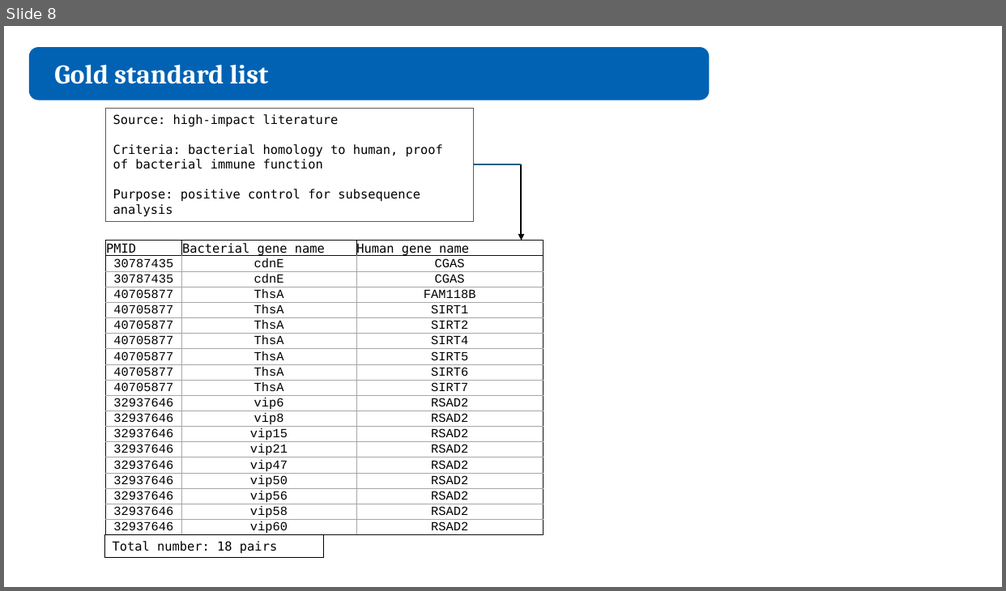
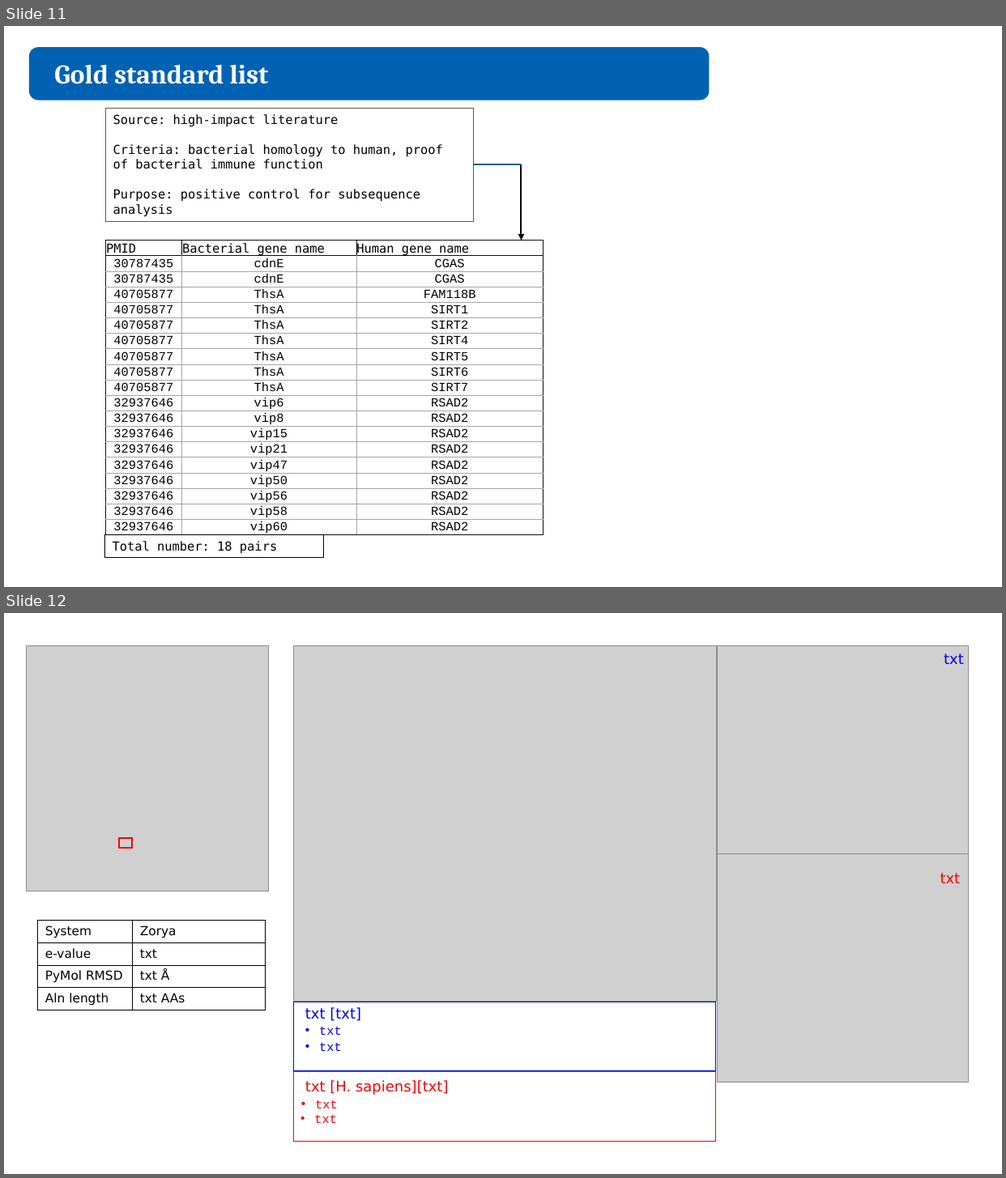
Before and after one commit to juliandeanmoran/BISSH, a slide deck: reports/2026-04-10_projectUpdate_2_jmoran.pptx. Shown one above the other, each under a label of ours: slide 8 before the commit, slides 11 and 12 after it. The pictures are 1006x591 and 1006x1178 pixels, drawn with LibreOffice and Linux fonts; fonts in the diff are those of the drawing; grey boxes stand for pictures. Boxes give left, top, right and bottom in pixels: in the first picture for what was removed or moved away, otherwise in the second. Text is boxed around its words. In the diff, an @@ line names an element or a change of style, - is before the commit and + after.

Commit message:
Added slides showcasing structrually aligned highlights from the PyMOL, e-value scatter.

```diff
--- a/reports/2026-04-10_projectUpdate_2_jmoran.pptx
+++ b/reports/2026-04-10_projectUpdate_2_jmoran.pptx
@@ slide 12 added at [4, 613, 1002, 1174], background #FFFFFF @@
@@ picture added at [27, 646, 268, 891] @@
@@ picture added at [293, 646, 717, 1002] @@
@@ picture added at [718, 646, 969, 854] @@
@@ text added at [944, 653, 964, 664], 14 pt, text #0000FF @@
+txt
@@ rectangle added at [119, 838, 133, 848], outline #FF0000 1.5 pt @@
@@ picture added at [718, 854, 969, 1082] @@
@@ text added at [940, 873, 961, 884], 14 pt, text #FF0000 @@
+txt
@@ table added at [38, 921, 266, 1011], 4 rows, 2 columns @@
+System | Zorya
+e-value | txt
+PyMol RMSD | txt Å
+Aln length | txt AAs
@@ rectangle added at [294, 1002, 716, 1071], outline #0000FF 0.5 pt @@
@@ text added at [305, 1007, 361, 1021], 14 pt, text #0000FF @@
+txt [txt]
@@ text added at [319, 1026, 342, 1035], 12 pt, text #0000FF @@
+• txt
@@ text added at [319, 1042, 342, 1051], 12 pt, text #0000FF @@
+• txt
@@ rectangle added at [294, 1072, 716, 1141], outline #FF0000 0.5 pt @@
@@ text added at [305, 1080, 448, 1095], 14 pt, text #FF0000 @@
+txt [H. sapiens][txt]
@@ text added at [314, 1114, 337, 1123], 12 pt, text #FF0000 @@
+• txt
@@ text added at [315, 1100, 338, 1109], 12 pt, text #FF0000 @@
+• txt
@@ what was slide 8 is now slide 11 @@
```
Also in this commit, not shown: 2 slides changed, 4 other slides added, 1 slide removed, 4 other files.
